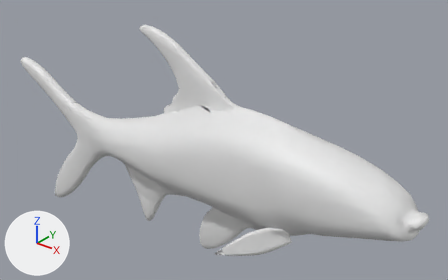
The FBX model Assets/Resources/Fish/ArcticGrayling/ArcticGrayling.fbx as it was, and as the next commit left it.
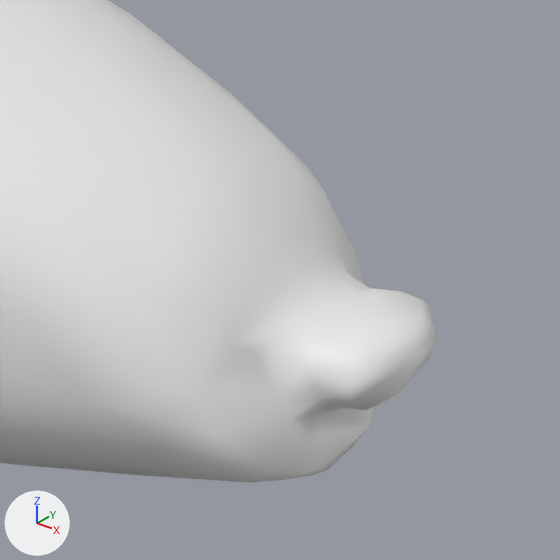
Old and new are each drawn whole from a 50 mm lens placed at (0.61, -0.65, 0.459), pointed at (0.047, 0.053, 0.023) and again close up on the part from 81% to 100% of the width and 60% to 90% of the height. Arrows for +X, +Y and +Z are at lower left; the lights stay in place. The older version's two pictures come first. Vertices at exactly the same position are counted once.

In view in the first close-up: 'Body'.
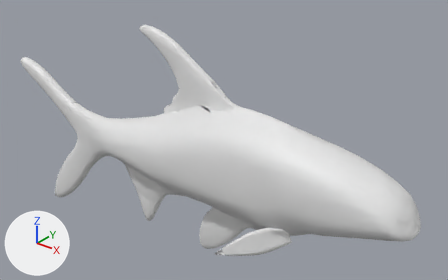
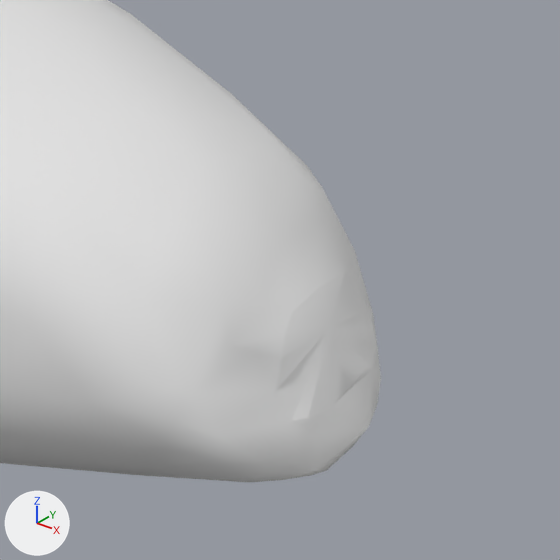
Pixel boxes (x1, y1, x2, y2) of what changed, in the close-ups (560 x 560 px):
'Body', reshaped
    before: (0, 0, 437, 482)
    after: (0, 0, 381, 482)
part 1 of me_arcticgrayling_body, cut back
    before: (276, 272, 437, 420)
    after: (276, 272, 376, 420)

What changed in the scene script:
```text
Change me_arcticgrayling_body:
    used by ob_body; location = (0.0, 0.0, 0.0)
    remove me_arcticgrayling_body.from_pydata(...)  # 882 vertices, 1578 faces; spans x -0.262..0.406, y -0.053..0.053, z -0.152..0.145
    add me_arcticgrayling_body.from_pydata(...)  # 841 vertices, 1496 faces; spans x -0.262..0.396, y -0.053..0.053, z -0.152..0.145
    me_arcticgrayling_body part 1
    42 vertices are removed from x 0.388..0.406, y -0.017..0.019, z 0.031..0.046
    97 faces are deleted
    1 vertex is added at (0.388, 0.0, 0.039)
    15 new faces join them
```
